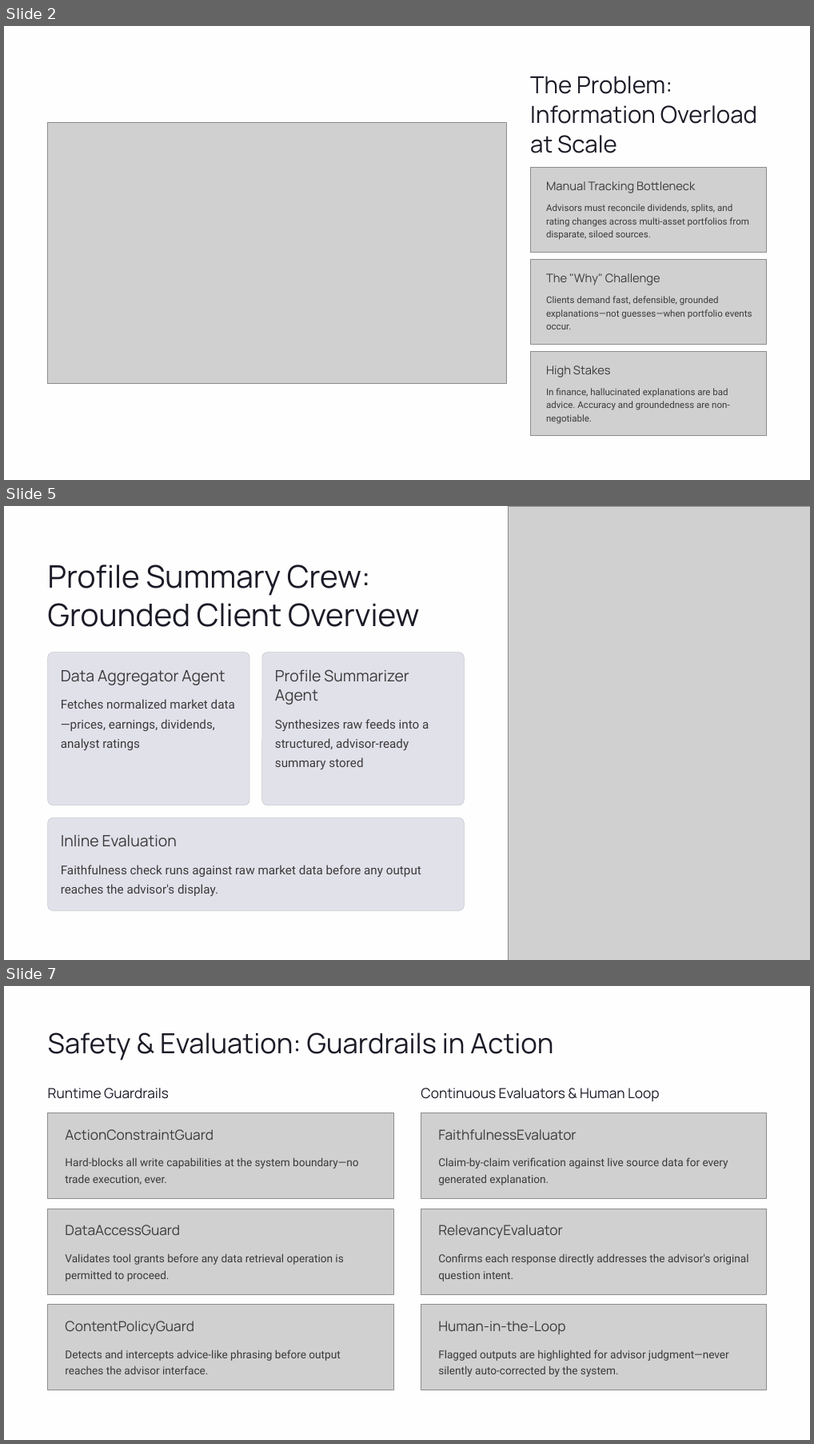
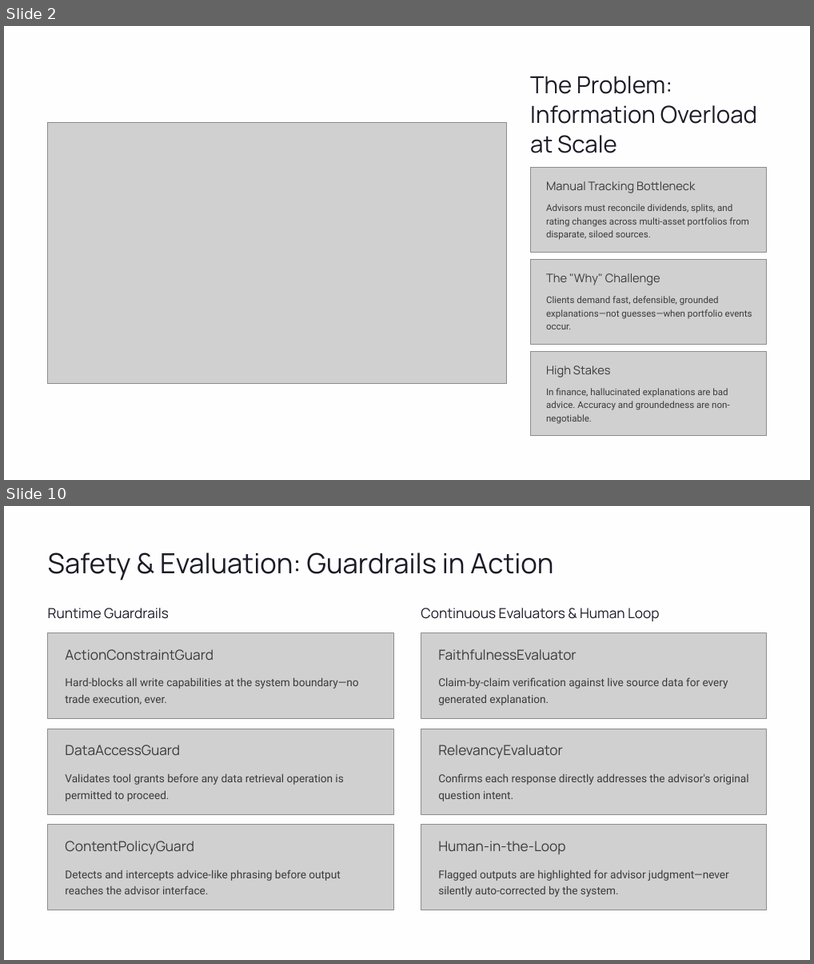
Before and after one commit to Irving0904/MarketForecastor, a slide deck: docs/market_forecaster_architecture.pptx. Shown one above the other, each under a label of ours: slides 2, 5 and 7 before the commit, slides 2 and 10 after it; the slides between them are not shown. The pictures are 814x1444 and 814x964 pixels, drawn with LibreOffice and Linux fonts; fonts in the diff are those of the drawing; grey boxes stand for pictures. Boxes give left, top, right and bottom in pixels: in the first picture for what was removed or moved away, otherwise in the second. Text is boxed around its words. In the diff, an @@ line names an element or a change of style, - is before the commit and + after.

```diff
--- a/docs/market_forecaster_architecture.pptx
+++ b/docs/market_forecaster_architecture.pptx
@@ slide 5 removed at <box>4,506,810,960</box>, background #FFFFFF; not listed: 2 template elements that a slide beside it also shows @@
@@ picture removed at <box>508,506,810,960</box> @@
@@ text removed at <box>48,564,419,627</box> @@
-Profile Summary Crew: Grounded Client Overview
@@ rounded rectangle removed at <box>47,652,250,805</box> @@
@@ text removed at <box>61,670,225,685</box> @@
-Data Aggregator Agent
@@ rounded rectangle removed at <box>262,652,464,805</box> @@
@@ text removed at <box>275,669,410,704</box> @@
-Profile Summarizer Agent
@@ text removed at <box>61,699,235,750</box> @@
-Fetches normalized market data—prices, earnings, dividends, analyst ratings
@@ text removed at <box>275,719,429,769</box> @@
-Synthesizes raw feeds into a structured, advisor-ready summary stored
@@ rounded rectangle removed at <box>47,817,464,911</box> @@
@@ text removed at <box>61,834,177,847</box> @@
-Inline Evaluation
@@ text removed at <box>61,864,422,896</box> @@
-Faithfulness check runs against raw market data before any output reaches the advisor's display.
@@ what was slide 7 is now slide 10 @@
```
Also in this commit, not shown: 2 slides changed, 8 slides added, 3 other slides removed.
